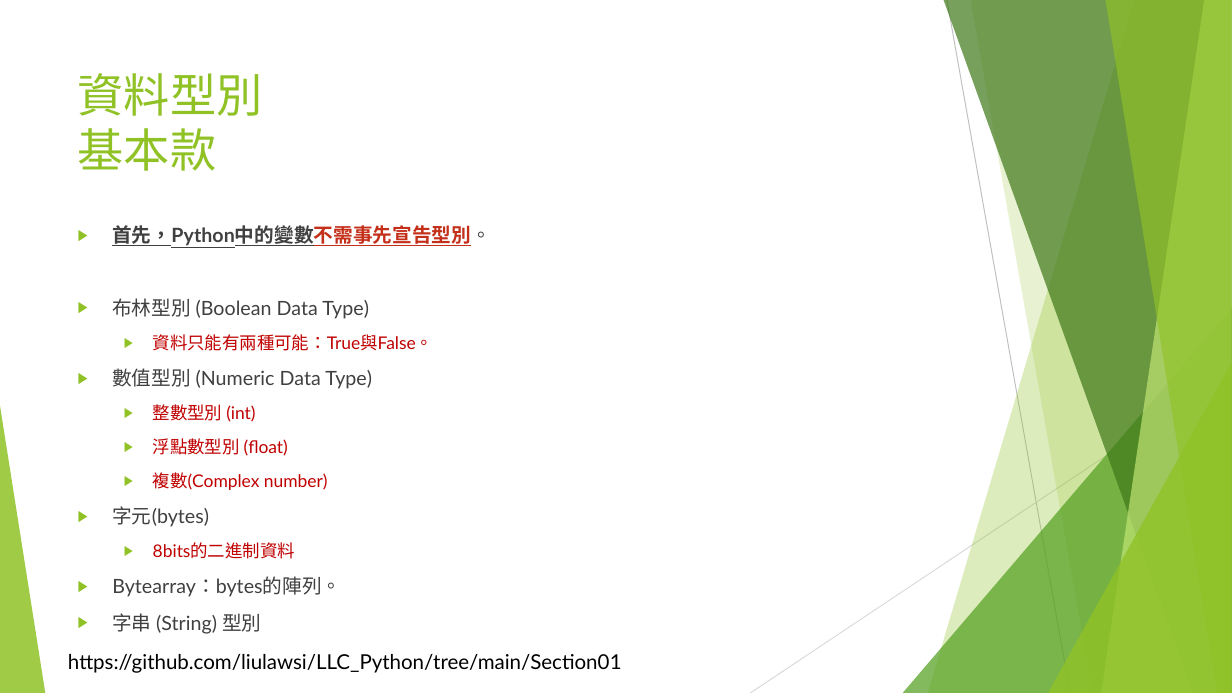
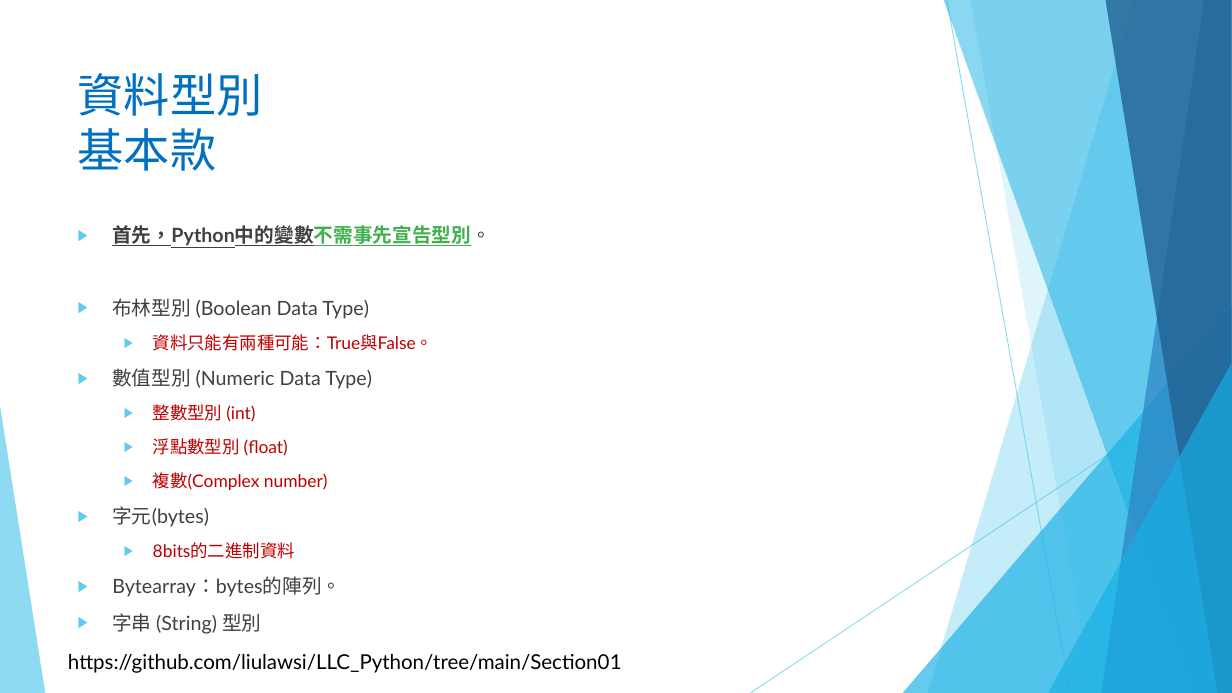
Before and after one commit to liulawsi/My_PPTs, a slide deck: slide 11 of LCC/Python/01_千里之行始於足下.pptx. Drawn at 1232x693 pixels with LibreOffice and Linux fonts; fonts in the diff are those of the drawing; background and template pictures are left out. Boxes give left, top, right and bottom in pixels: in the first picture for what was removed or moved away, otherwise in the second. Text is boxed around its words. In the diff, an @@ line names an element or a change of style, - is before the commit and + after.

```diff
--- a/LCC/Python/01_千里之行始於足下.pptx
+++ b/LCC/Python/01_千里之行始於足下.pptx
@@ freeform shape at (928, 0, 1232, 693): fill #90C226 at 30% opacity to #5FCBEF at 36% opacity @@
@@ freeform shape at (944, 0, 1232, 693): fill #3F7819 at 70% opacity to #17B0E4 at 50% opacity @@
@@ line (947, 0) - (1070, 693): stroke #BFBFBF 0.75 pt to #5FCBEF 0.75 pt @@
@@ freeform shape at (970, 0, 1232, 693): fill #90C226 at 20% opacity to #5FCBEF at 20% opacity @@
@@ freeform shape at (1102, 0, 1232, 693): fill #C0E474 at 70% opacity to #2E83C3 at 70% opacity @@
@@ freeform shape at (1105, 0, 1232, 693): fill #90C226 at 65% opacity to #226292 at 80% opacity @@
@@ title "資料型別 基本款" at (78, 73, 263, 171): text colour #90C226 to #0070C0 @@
@@ text "首先，Python中的變數不需事先宣告型別。" at (112, 225, 491, 597): text colour #C42F1A to #42B051 in "首先，Python中的變數不需事先宣告型別。"; bullet colour #90C226 to #5FCBEF @@
@@ triangle at (903, 308, 1232, 693): fill #54A021 at 72% opacity to #17B0E4 at 66% opacity @@
@@ line (1232, 372) - (750, 693): stroke #D9D9D9 0.75 pt to #5FCBEF 0.75 pt @@
@@ triangle at (1048, 363, 1232, 693): fill #90C226 at 80% opacity to #17B0E4 at 66% opacity @@
@@ triangle at (0, 406, 45, 693): fill #90C226 at 85% opacity to #5FCBEF at 70% opacity @@
```
Also in this commit, not shown: 14 other slides changed, 5 other files.
